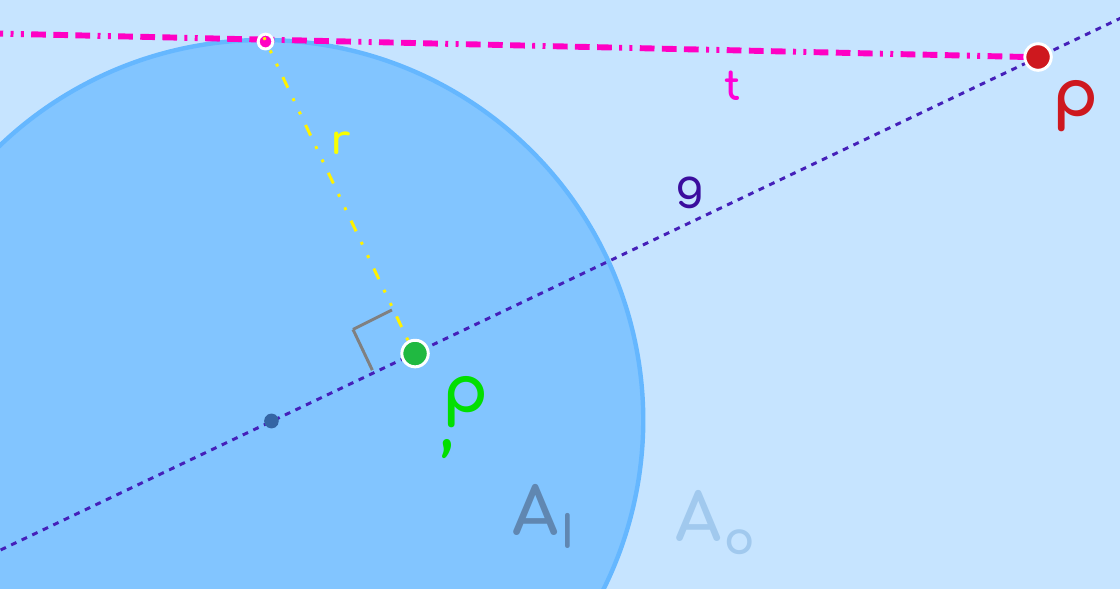
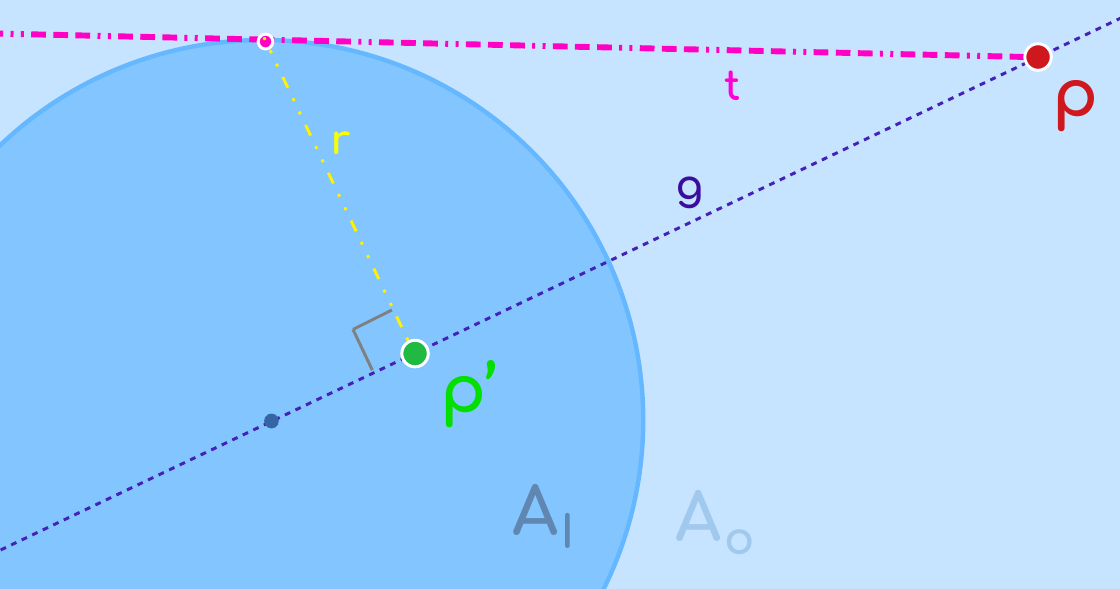
Before and after one commit to baurls/Inversion-Method-Drawing, a slide deck: slide 1 of images/explanations/basic_scene.odp. Drawn at 1120x589 pixels with LibreOffice and Linux fonts; fonts in the diff are those of the drawing. Boxes give left, top, right and bottom in pixels: in the first picture for what was removed or moved away, otherwise in the second. Text is boxed around its words. In the diff, an @@ line names an element or a change of style, - is before the commit and + after.

```diff
--- a/images/explanations/basic_scene.odp
+++ b/images/explanations/basic_scene.odp
@@ text "p’" rewrapped from bbox=[443, 339, 489, 428] to bbox=[440, 339, 498, 428] @@
```
Also in this commit, not shown: 2 other files.
